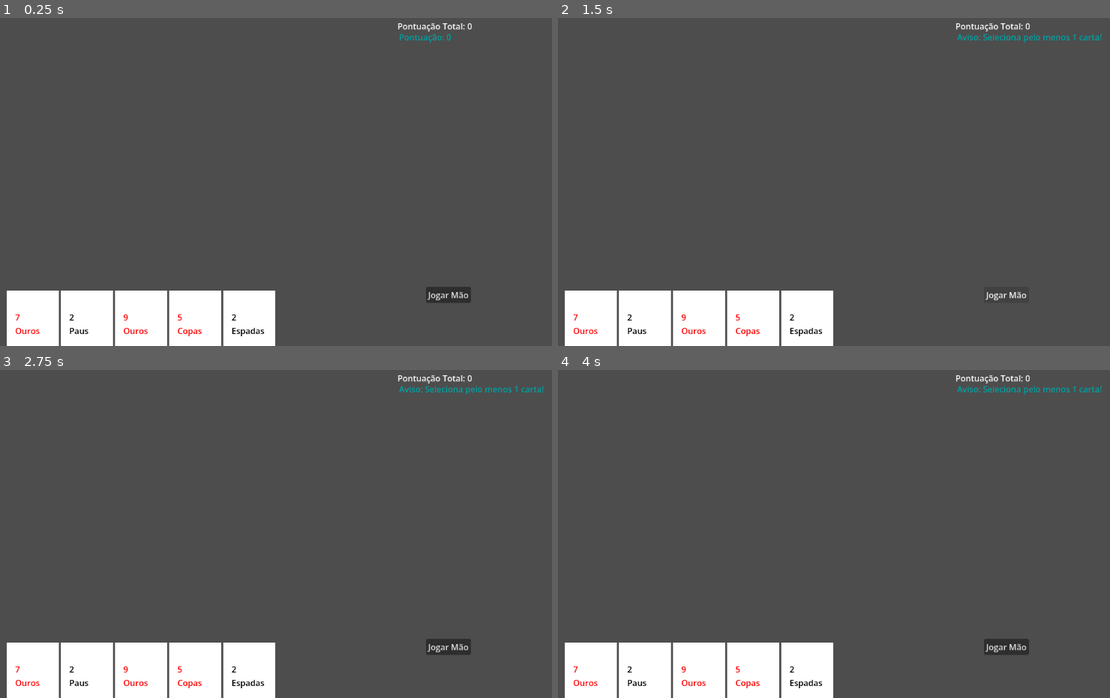
Above: before the commit, frames 1-4 (two rows, left to right).
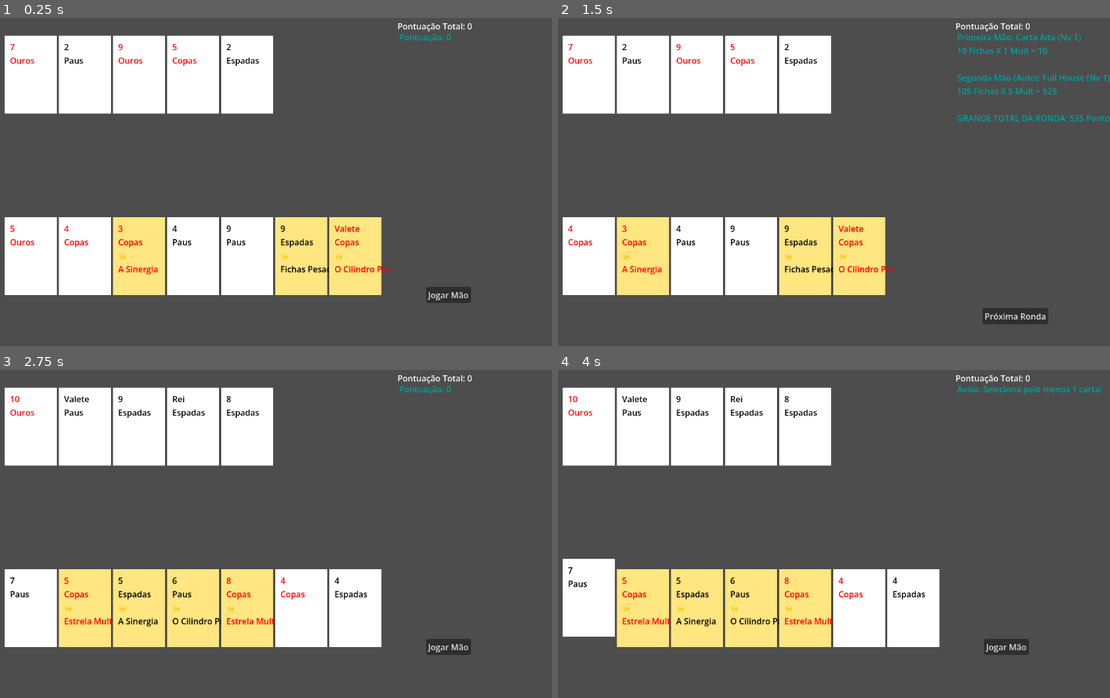
Above: after the commit, the same moments.

Repository: Campos45/des-poker
Game: Godot game, scene res://scenes/main.tscn
The game is run twice, just before and just after one commit, with the same random seed, the same clock (stepped at 60 frames per second) and the same inputs.
Inputs (mouse positions are in pixels of both pictures, inside the frame that each line leads up to):
- Up to frame 1 (0.25 s): no input
- Up to frame 2 (1.5 s): click (591, 257) at 0.52 s; click "Jogar Mão" at 1.25 s
- Up to frame 3 (2.75 s): click (458, 668) at 2 s, where only the run after the commit has a clickable "Próxima Ronda"
- Up to frame 4 (4 s): click "Jogar Mão" at 2.75 s; click (591, 609) at 3.52 s

The runs differ from the first frame. In frame 1, 34% of the frame differs, in the area x 0-71%, y 5-100%; in frame 2, 33%; in frame 3, 34%; in frame 4, 34%, in the area x 0-70%, y 5-100%.

Commit message:
Sprint 14: Cartas Especiais (Motor Matemático e Tooltips)

Diff:
--- a/scenes/card_visual.tscn
+++ b/scenes/card_visual.tscn
@@ -2,43 +2,33 @@
 
 [ext_resource type="Script" uid="uid://c7v5e5m8xqcrv" path="res://scripts/card_visual.gd" id="1_4xisq"]
 
-[node name="CardVisual" type="Control" unique_id=1325700549]
+[node name="CardVisual" type="Control"]
 custom_minimum_size = Vector2(100, 150)
 layout_mode = 3
-anchors_preset = 15
-anchor_right = 1.0
-anchor_bottom = 1.0
-offset_left = 171.0
-offset_top = -12.0
-offset_right = 171.0
-offset_bottom = -12.0
-grow_horizontal = 2
-grow_vertical = 2
+anchors_preset = 0
+offset_right = 100.0
+offset_bottom = 150.0
 script = ExtResource("1_4xisq")
 
-[node name="ColorRect" type="ColorRect" parent="." unique_id=915354457]
+[node name="ColorRect" type="ColorRect" parent="."]
 layout_mode = 0
-offset_left = 4.0
-offset_top = 491.0
-offset_right = 104.0
-offset_bottom = 641.0
+offset_right = 100.0
+offset_bottom = 150.0
 mouse_filter = 2
 
-[node name="Label" type="Label" parent="." unique_id=1465066246]
+[node name="Label" type="Label" parent="."]
 layout_mode = 0
-offset_left = 20.0
-offset_top = 531.0
-offset_right = 82.0
-offset_bottom = 554.0
+offset_left = 10.0
+offset_top = 10.0
+offset_right = 90.0
+offset_bottom = 140.0
 theme_override_colors/font_color = Color(0, 0, 0, 1)
 text = "A Copas"
 
-[node name="Button" type="Button" parent="." unique_id=1488830217]
+[node name="Button" type="Button" parent="."]
 layout_mode = 0
-offset_left = 4.0
-offset_top = 491.0
-offset_right = 104.0
-offset_bottom = 641.0
+offset_right = 100.0
+offset_bottom = 150.0
 flat = true
 
 [connection signal="pressed" from="Button" to="." method="_on_button_pressed"]
--- a/scenes/main.tscn
+++ b/scenes/main.tscn
@@ -2,23 +2,23 @@
 
 [ext_resource type="Script" uid="uid://ctq6kuotp1fw5" path="res://scripts/deck.gd" id="1_o5qli"]
 
-[node name="Main" type="Node" unique_id=246872396]
+[node name="Main" type="Node" unique_id=194448025]
 script = ExtResource("1_o5qli")
 
-[node name="PlayerHandDisplay" type="HBoxContainer" parent="." unique_id=1569269132]
+[node name="PlayerHandDisplay" type="HBoxContainer" parent="." unique_id=1820110260]
 offset_left = 100.0
 offset_top = 400.0
 offset_right = 900.0
-offset_bottom = 440.0
+offset_bottom = 550.0
 
-[node name="PlayButton" type="Button" parent="." unique_id=2063763578]
+[node name="PlayButton" type="Button" parent="." unique_id=1006081429]
 offset_left = 910.0
 offset_top = 534.0
 offset_right = 996.0
 offset_bottom = 565.0
 text = "Jogar Mão"
 
-[node name="ScoreLabel" type="Label" parent="." unique_id=441315085]
+[node name="ScoreLabel" type="Label" parent="." unique_id=1582994385]
 offset_left = 858.0
 offset_top = 41.0
 offset_right = 959.0
@@ -26,24 +26,20 @@
 theme_override_colors/font_color = Color(9.62615e-08, 0.6376515, 0.6396126, 1)
 text = "Pontuação: 0"
 
-[node name="CommunityDisplay" type="HBoxContainer" parent="." unique_id=37097039]
-custom_minimum_size = Vector2(800, 0)
-anchors_preset = 10
-anchor_right = 1.0
+[node name="CommunityDisplay" type="HBoxContainer" parent="." unique_id=2048117879]
 offset_left = 100.0
 offset_top = 50.0
-offset_right = 100.0
-offset_bottom = 50.0
-grow_horizontal = 2
+offset_right = 900.0
+offset_bottom = 200.0
 
-[node name="NextRoundButton" type="Button" parent="." unique_id=1914639295]
+[node name="NextRoundButton" type="Button" parent="." unique_id=285909593]
 offset_left = 907.0
 offset_top = 575.0
 offset_right = 1033.0
 offset_bottom = 606.0
 text = "Próxima Ronda"
 
-[node name="BankLabel" type="Label" parent="." unique_id=1775903302]
+[node name="BankLabel" type="Label" parent="." unique_id=262058944]
 offset_left = 855.0
 offset_top = 20.0
 offset_right = 946.0
--- a/scripts/card_visual.gd
+++ b/scripts/card_visual.gd
@@ -1,10 +1,19 @@
 extends Control
+
+var card_data = null
+var is_selected = false
 
 @onready var background = $ColorRect
 @onready var text_label = $Label
+@onready var button = $Button
 
-var is_selected = false
-var card_data = null
+# --- NOVO: O nosso dicionário com as descrições dos efeitos ---
+const SPECIAL_DESCRIPTIONS = {
+	"Fichas Pesadas": "Dá +30 Fichas base, independentemente do valor da carta.",
+	"Estrela Multiplicadora": "Dá +4 de Multiplicador.",
+	"O Cilindro Par": "+5 Fichas por cada carta Par (2, 4, 6, 8, 10) que enviares na mesma jogada.",
+	"A Sinergia": "+10 Fichas por cada outra carta vermelha na mão."
+}
 
 func setup_card(data):
 	card_data = data
@@ -12,28 +21,32 @@
 	var display_text = card_data.rank + "\n" + card_data.suit
 
 	if card_data.is_special:
-		display_text += "\n⭐"
+		display_text += "\n⭐\n" + card_data.special_type
 		background.color = Color(1, 0.9, 0.5)
+
+		# Procura a descrição no dicionário e aplica-a ao Botão
+		if SPECIAL_DESCRIPTIONS.has(card_data.special_type):
+			button.tooltip_text = SPECIAL_DESCRIPTIONS[card_data.special_type]
+		else:
+			button.tooltip_text = "Efeito desconhecido."
 	else:
 		background.color = Color(1, 1, 1)
+		button.tooltip_text = "" # Limpa qualquer texto, porque as normais não têm descrição
 
 	text_label.text = display_text
 
+	# Pinta as copas e ouros de vermelho
 	if card_data.suit == "Copas" or card_data.suit == "Ouros":
 		text_label.add_theme_color_override("font_color", Color(1, 0, 0))
 	else:
 		text_label.add_theme_color_override("font_color", Color(0, 0, 0))
 
-# A nova função que o botão aciona automaticamente
 func _on_button_pressed():
 	toggle_selection()
 
 func toggle_selection():
 	is_selected = !is_selected
-
 	if is_selected:
-		background.position.y -= 20
-		text_label.position.y -= 20
+		position.y -= 20
 	else:
-		background.position.y += 20
-		text_label.position.y += 20
+		position.y += 20
--- a/scripts/deck.gd
+++ b/scripts/deck.gd
@@ -6,7 +6,6 @@
 	var suit: String
 	var rank: String
 	var is_special: bool
-	# Preparado para o futuro: vai guardar o nome da carta especial (ex: "A Mealheiro")
 	var special_type: String
 
 	func _init(s: String, r: String, special: bool, type: String = ""):
@@ -18,10 +17,9 @@
 var suits = ["Copas", "Ouros", "Paus", "Espadas"]
 var ranks = ["2", "3", "4", "5", "6", "7", "8", "9", "10", "Valete", "Dama", "Rei", "As"]
 
-# --- NOVAS VARIÁVEIS DE BARALHO ---
-var master_player_deck = [] # O baralho que te pertence. Só muda se destruíres/ganhares cartas permanentemente.
-var current_player_deck = [] # A cópia baralhada que usas na ronda atual.
-var current_community_deck = [] # O baralho neutro da mesa (renovado a cada ronda).
+var master_player_deck = []
+var current_player_deck = []
+var current_community_deck = []
 
 @onready var player_display = $PlayerHandDisplay
 @onready var community_display = $CommunityDisplay
@@ -32,36 +30,40 @@
 func _ready():
 	randomize()
 	next_round_button.hide()
-	generate_master_player_deck() # Cria o teu baralho inicial 1 vez por jogo
+	generate_master_player_deck()
 	start_new_round()
 
-# 1. Cria o Baralho Permanente do Jogador (No início do jogo)
+# Cria o Baralho Permanente do Jogador com as novas cartas Especiais
 func generate_master_player_deck():
 	master_player_deck.clear()
+	var math_specials = ["Fichas Pesadas", "Estrela Multiplicadora", "O Cilindro Par", "A Sinergia"]
+
 	for suit in suits:
 		for rank in ranks:
 			var chance = randi() % 100 + 1
 			var make_special = chance <= 30
-			# Por enquanto são especiais genéricas, mais tarde atribuímos os nomes aqui
-			var new_card = Card.new(suit, rank, make_special, "Generica")
+			var type = ""
+
+			if make_special:
+				type = math_specials[randi() % math_specials.size()]
+
+			var new_card = Card.new(suit, rank, make_special, type)
 			master_player_deck.append(new_card)
 
-# 2. Prepara e distribui as cartas para uma nova ronda
+# Prepara os baralhos da mesa comunitária e clona o baralho do jogador
 func start_new_round():
-	# Renova o baralho comunitário do zero (sem cartas especiais)
 	current_community_deck.clear()
 	for suit in suits:
 		for rank in ranks:
 			current_community_deck.append(Card.new(suit, rank, false))
 	current_community_deck.shuffle()
 
-	# Clona o teu baralho mestre para esta ronda e baralha
-	# (Assim manténs as tuas cartas, mas a ordem é nova)
 	current_player_deck = master_player_deck.duplicate()
 	current_player_deck.shuffle()
 
 	spawn_game_table()
 
+# Desenha as cartas nas prateleiras
 func spawn_game_table():
 	# 1. Distribuir 5 Cartas Comunitárias Neutras
 	for i in range(5):
@@ -72,16 +74,18 @@
 
 	# 2. Distribuir 7 Cartas do teu Baralho Especial
 	for i in range(7):
-		if current_player_deck.size() > 0: # Prevenção: caso o baralho fique pequeno
+		if current_player_deck.size() > 0:
 			var card_data = current_player_deck.pop_front()
 			var new_card_visual = CARD_VISUAL_SCENE.instantiate()
 			player_display.add_child(new_card_visual)
 			new_card_visual.setup_card(card_data)
 
+# O clique do Botão de Jogar
 func _on_play_button_pressed():
 	var selected_cards = []
 	var remaining_cards = []
 
+	# Verifica prateleira do Jogador (Cartas usadas são destruídas)
 	for card_visual in player_display.get_children():
 		if card_visual.is_selected:
 			selected_cards.append(card_visual.card_data)
@@ -89,12 +93,14 @@
 		else:
 			remaining_cards.append(card_visual.card_data)
 
+	# Verifica prateleira da Mesa (Cartas comunitárias NÃO são destruídas)
 	for card_visual in community_display.get_children():
 		if card_visual.is_selected:
 			selected_cards.append(card_visual.card_data)
 			card_visual.toggle_selection()
 		remaining_cards.append(card_visual.card_data)
 
+	# Validações das regras de jogo
 	if selected_cards.size() > 5:
 		score_label.text = "Aviso: Seleciona no máximo 5 cartas combinadas!"
 		return
@@ -102,24 +108,23 @@
 		score_label.text = "Aviso: Seleciona pelo menos 1 carta!"
 		return
 
-
-	# ... código anterior ...
-
+	# Avalia a 1ª Mão
 	var hand1_data = HandEvaluator.evaluate_5_card_hand(selected_cards)
 	var score1_data = HandEvaluator.calculate_score(hand1_data)
 
-	# Alterado para incluir o Nível
 	var final_text = "Primeira Mão: " + hand1_data["name"] + " (Nv " + str(HandEvaluator.hand_levels[hand1_data["name"]]) + ")\n"
 	final_text += str(score1_data["chips"]) + " Fichas X " + str(score1_data["mult"]) + " Mult = " + str(score1_data["total"]) + "\n\n"
 
+	# IA avalia a 2ª Mão
 	var hand2_data = HandEvaluator.find_best_hand(remaining_cards)
 	var score2_data = hand2_data["score_data"]
 
-	# Alterado para incluir o Nível
 	final_text += "Segunda Mão (Auto): " + hand2_data["name"] + " (Nv " + str(HandEvaluator.hand_levels[hand2_data["name"]]) + ")\n"
 	final_text += str(score2_data["chips"]) + " Fichas X " + str(score2_data["mult"]) + " Mult = " + str(score2_data["total"]) + "\n\n"
 
-	# ... resto da função igual ...
+	# Soma final
+	var grand_total = score1_data["total"] + score2_data["total"]
+	final_text += "GRANDE TOTAL DA RONDA: " + str(grand_total) + " Pontos!"
 
 	score_label.text = final_text
 
@@ -127,7 +132,9 @@
 	play_button.disabled = false
 	next_round_button.show()
 
+# O clique do botão Próxima Ronda
 func _on_next_round_button_pressed():
+	# Limpa o resto da mesa
 	for card in player_display.get_children():
 		card.queue_free()
 	for card in community_display.get_children():
@@ -137,5 +144,4 @@
 	next_round_button.hide()
 	play_button.show()
 
-	# Inicia uma nova ronda clonando o teu master_deck atualizado
 	start_new_round()
--- a/scripts/hand_evaluator.gd
+++ b/scripts/hand_evaluator.gd
@@ -19,14 +19,12 @@
 	"Carta Alta": {"chips": 5, "mult": 1}
 }
 
-# --- NOVO: Níveis atuais das mãos ---
 static var hand_levels = {
 	"Royal Flush": 1, "Straight Flush": 1, "Poker": 1,
 	"Full House": 1, "Flush": 1, "Sequência (Straight)": 1,
 	"Trio": 1, "Dois Pares": 1, "Um Par": 1, "Carta Alta": 1
 }
 
-# --- NOVO: A tua tabela de bónus por nível! ---
 const UPGRADE_SCALING = {
 	"Royal Flush": {"chips": 200, "mult": 15},
 	"Straight Flush": {"chips": 100, "mult": 8},
@@ -40,9 +38,6 @@
 	"Carta Alta": {"chips": 5, "mult": 1}
 }
 
-
-
-
 static func evaluate_5_card_hand(cards: Array) -> Dictionary:
 	var values = []
 	var suits = []
@@ -52,9 +47,8 @@
 		suits.append(card.suit)
 
 	values.sort()
-	var num_cards = cards.size() # Descobre quantas cartas foram jogadas!
-
-	# Verificações de Flush e Sequência (SÓ OCORREM SE HOUVER EXATAMENTE 5 CARTAS)
+	var num_cards = cards.size()
+
 	var is_flush = false
 	var is_straight = false
 
@@ -75,7 +69,6 @@
 					is_straight = false
 					break
 
-	# Contar as repetições para Pares, Trios e Poker (Funciona para qualquer número de cartas)
 	var counts = {}
 	for v in values:
 		if counts.has(v): counts[v] += 1
@@ -90,112 +83,118 @@
 		if counts[v] == 3: trio_value = v
 		if counts[v] == 4: quad_value = v
 
-	# Preparar a resposta
 	var hand_name = "Carta Alta"
 	var scoring_cards = []
 
-	# Determinar a mão e separar APENAS as cartas que pontuam
 	if is_straight and is_flush:
 		if values[4] == 14 and values[3] == 13:
 			hand_name = "Royal Flush"
 		else:
 			hand_name = "Straight Flush"
 		scoring_cards = cards.duplicate()
-
 	elif quad_value != -1:
 		hand_name = "Poker"
 		for c in cards:
 			if RANK_VALUES[c.rank] == quad_value: scoring_cards.append(c)
-
 	elif trio_value != -1 and pair_values.size() == 1:
 		hand_name = "Full House"
 		scoring_cards = cards.duplicate()
-
 	elif is_flush:
 		hand_name = "Flush"
 		scoring_cards = cards.duplicate()
-
 	elif is_straight:
 		hand_name = "Sequência (Straight)"
 		scoring_cards = cards.duplicate()
-
 	elif trio_value != -1:
 		hand_name = "Trio"
 		for c in cards:
 			if RANK_VALUES[c.rank] == trio_value: scoring_cards.append(c)
-
 	elif pair_values.size() >= 2:
 		hand_name = "Dois Pares"
 		for c in cards:
 			if RANK_VALUES[c.rank] in pair_values: scoring_cards.append(c)
-
 	elif pair_values.size() == 1:
 		hand_name = "Um Par"
 		for c in cards:
 			if RANK_VALUES[c.rank] in pair_values: scoring_cards.append(c)
-
 	else:
 		hand_name = "Carta Alta"
 		if num_cards > 0:
-			var highest_val = values[num_cards - 1] # Vai buscar a última carta (a maior) independentemente do tamanho da lista
+			var highest_val = values[num_cards - 1]
 			for c in cards:
 				if RANK_VALUES[c.rank] == highest_val:
 					scoring_cards.append(c)
 					break
 
-	return {"name": hand_name, "scoring_cards": scoring_cards}
+	# Retornamos a mão, as cartas que pontuam, e todas as que foram jogadas
+	return {"name": hand_name, "scoring_cards": scoring_cards, "all_played_cards": cards}
 
 static func calculate_score(hand_data: Dictionary) -> Dictionary:
 	var hand_name = hand_data["name"]
 	var scoring_cards = hand_data["scoring_cards"]
+	var all_played_cards = hand_data["all_played_cards"]
 
 	var stats = HAND_BASE_STATS[hand_name]
 	var level = hand_levels[hand_name]
 	var upgrade_bonus = UPGRADE_SCALING[hand_name]
 
-	# Fórmula mágica: Base + (Bónus * (Nível - 1))
 	var total_chips = stats["chips"] + (upgrade_bonus["chips"] * (level - 1))
 	var total_mult = stats["mult"] + (upgrade_bonus["mult"] * (level - 1))
 
+	var even_cards_count = 0
+	var red_cards_count = 0
+
+	# Conta cartas para sinergias globais
+	for c in all_played_cards:
+		var val = RANK_VALUES[c.rank]
+		if val % 2 == 0 and val <= 10:
+			even_cards_count += 1
+		if c.suit == "Copas" or c.suit == "Ouros":
+			red_cards_count += 1
+
 	for card in scoring_cards:
 		var card_val = RANK_VALUES[card.rank]
 
+		# Pontos da carta
 		if card_val > 10 and card_val < 14: total_chips += 10
 		elif card_val == 14: total_chips += 11
 		else: total_chips += card_val
 
+		# Efeitos Especiais das Cartas
 		if card.is_special:
 			total_mult += 1
+			match card.special_type:
+				"Fichas Pesadas":
+					total_chips += 30
+				"Estrela Multiplicadora":
+					total_mult += 4
+				"O Cilindro Par":
+					total_chips += (5 * even_cards_count)
+				"A Sinergia":
+					total_chips += (10 * red_cards_count)
 
 	var final_score = total_chips * total_mult
 	return {"chips": total_chips, "mult": total_mult, "total": final_score}
 
-# FUNÇÃO NOVA: A Loja vai usar isto para subir as mãos de nível!
 static func level_up_hand(hand_name: String):
 	if hand_levels.has(hand_name):
 		hand_levels[hand_name] += 1
-# --- MOTOR DE INTELIGÊNCIA ARTIFICIAL (SEGUNDA MÃO) ---
-
-# 1. Função que o jogo vai chamar para descobrir a melhor mão
+
 static func find_best_hand(available_cards: Array) -> Dictionary:
-	# Se sobrarem 5 ou menos cartas, não há muito a escolher, joga essas!
 	if available_cards.size() <= 5:
 		var eval = evaluate_5_card_hand(available_cards)
 		var score = calculate_score(eval)
 		eval["score_data"] = score
 		return eval
 
-	# Gera todas as combinações possíveis de 5 cartas
 	var combos = get_combinations(available_cards, 5)
 	var best_hand = {}
 	var highest_score = -1
 
-	# Testa uma por uma!
 	for combo in combos:
 		var eval = evaluate_5_card_hand(combo)
 		var score = calculate_score(eval)
 
-		# Se esta combinação der mais pontos que a anterior, passa a ser a favorita
 		if score["total"] > highest_score:
 			highest_score = score["total"]
 			eval["score_data"] = score
@@ -203,13 +202,11 @@
 
 	return best_hand
 
-# 2. Algoritmo para iniciar a geração de combinações
 static func get_combinations(arr: Array, k: int) -> Array:
 	var result = []
 	_combine(arr, k, 0, [], result)
 	return result
 
-# 3. A Matemática Recursiva (O motor que faz as misturas)
 static func _combine(arr: Array, k: int, start: int, current: Array, result: Array):
 	if current.size() == k:
 		result.append(current.duplicate())
